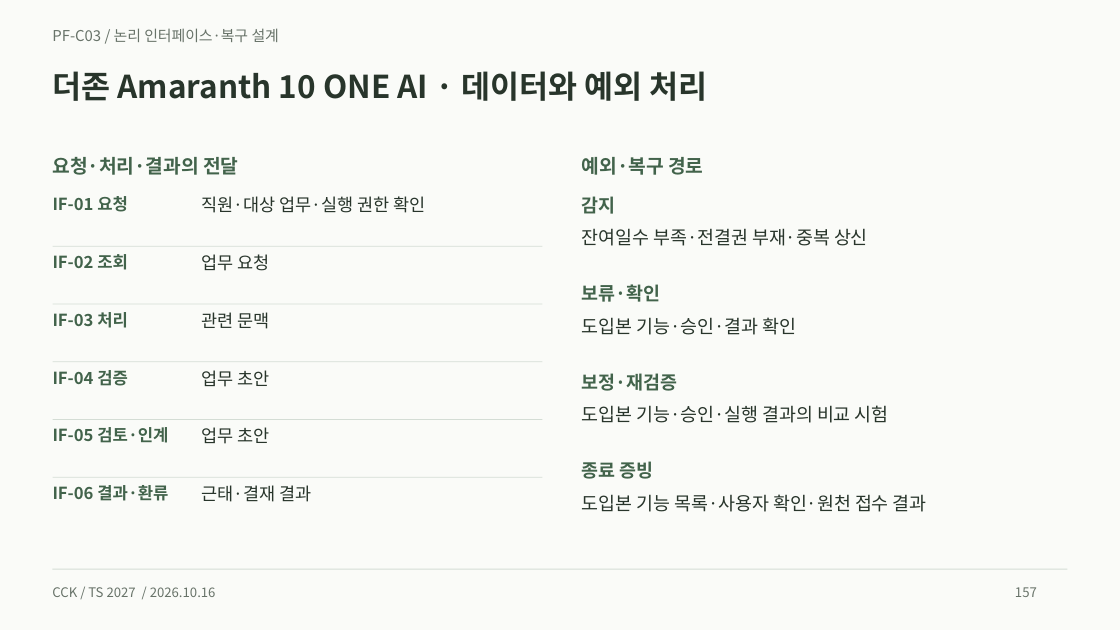
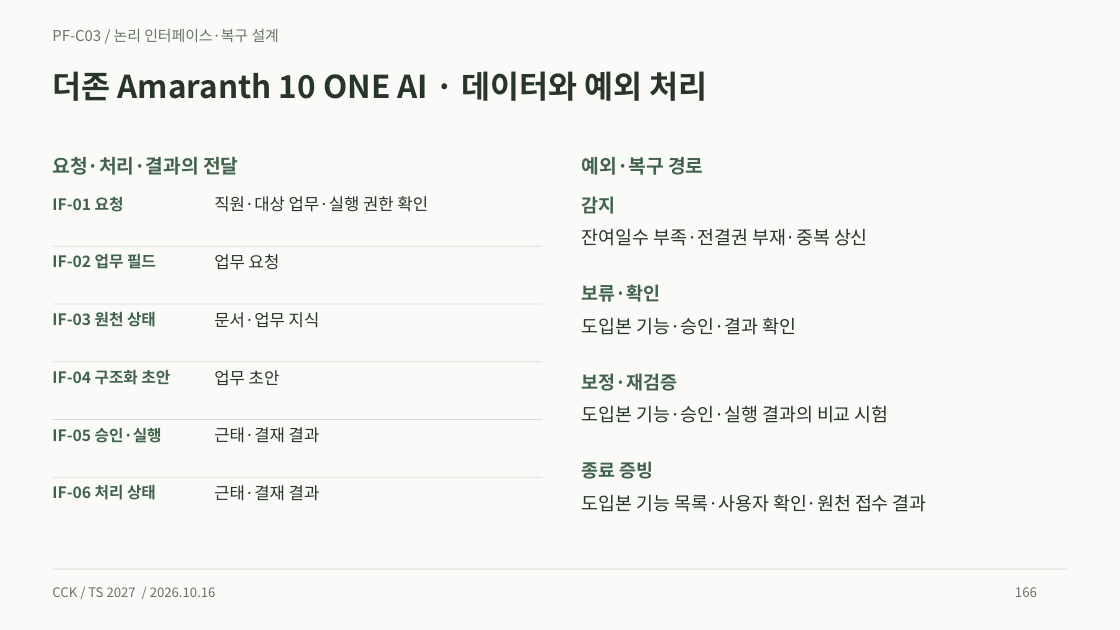
Before and after one commit to heen1987-ops/TS-business-Plan-001, a slide deck: slide 166 of public/downloads/ts-platform-casebook.pptx (slide 157 before the commit). Drawn at 1120x630 pixels with LibreOffice and Linux fonts; fonts in the diff are those of the drawing. Boxes give left, top, right and bottom in pixels: in the first picture for what was removed or moved away, otherwise in the second. Text is boxed around its words. In the diff, an @@ line names an element or a change of style, - is before the commit and + after.

```diff
--- a/public/downloads/ts-platform-casebook.pptx
+++ b/public/downloads/ts-platform-casebook.pptx
@@ text "IF-01 요청" at <box>52,197,124,212</box>: size 14.2 to 13.5 pt @@
@@ text "직원·대상 업무·실행 권한 확인": place and size @@
-text "직원·대상 업무·실행 권한 확인" at <box>201,196,426,213</box>
+text "직원·대상 업무·실행 권한 확인" at <box>214,196,428,212</box>
@@ text at <box>52,254,156,269</box>: text changed; size 14.2 to 13.5 pt @@
-IF-02 조회
+IF-02 업무 필드
@@ text "업무 요청": place and size @@
-text "업무 요청" at <box>201,254,269,271</box>
+text "업무 요청" at <box>214,254,280,270</box>
@@ text at <box>52,312,156,327</box>: text changed; size 14.2 to 13.5 pt @@
-IF-03 처리
+IF-03 원천 상태
@@ text at <box>214,312,320,328</box>: text changed; size 15 to 14.2 pt @@
-관련 문맥
+문서·업무 지식
@@ text at <box>52,370,170,385</box>: text changed; size 14.2 to 13.5 pt @@
-IF-04 검증
+IF-04 구조화 초안
@@ text "업무 초안": place and size @@
-text "업무 초안" at <box>201,370,269,387</box>
+text "업무 초안" at <box>214,370,280,386</box>
@@ text at <box>52,428,162,443</box>: text changed; size 14.2 to 13.5 pt @@
-IF-05 검토·인계
+IF-05 승인·실행
@@ text at <box>214,427,320,443</box>: text changed; size 15 to 14.2 pt @@
-업무 초안
+근태·결재 결과
@@ text at <box>52,485,156,500</box>: text changed; size 14.2 to 13.5 pt @@
-IF-06 결과·환류
+IF-06 처리 상태
@@ size 15 to 14.2 pt in 4 elements at <box>214,196,428,212</box>, <box>214,254,280,270</box>, <box>214,370,280,386</box>, <box>214,485,320,501</box> @@
@@ text "근태·결재 결과": place and size @@
-text "근태·결재 결과" at <box>201,485,311,502</box>
+text "근태·결재 결과" at <box>214,485,320,501</box>
@@ text at <box>1015,587,1037,597</box>: text changed @@
-157
+166
```
Also in this commit, not shown: 136 other slides changed, 9 slides added, 39 other files.
